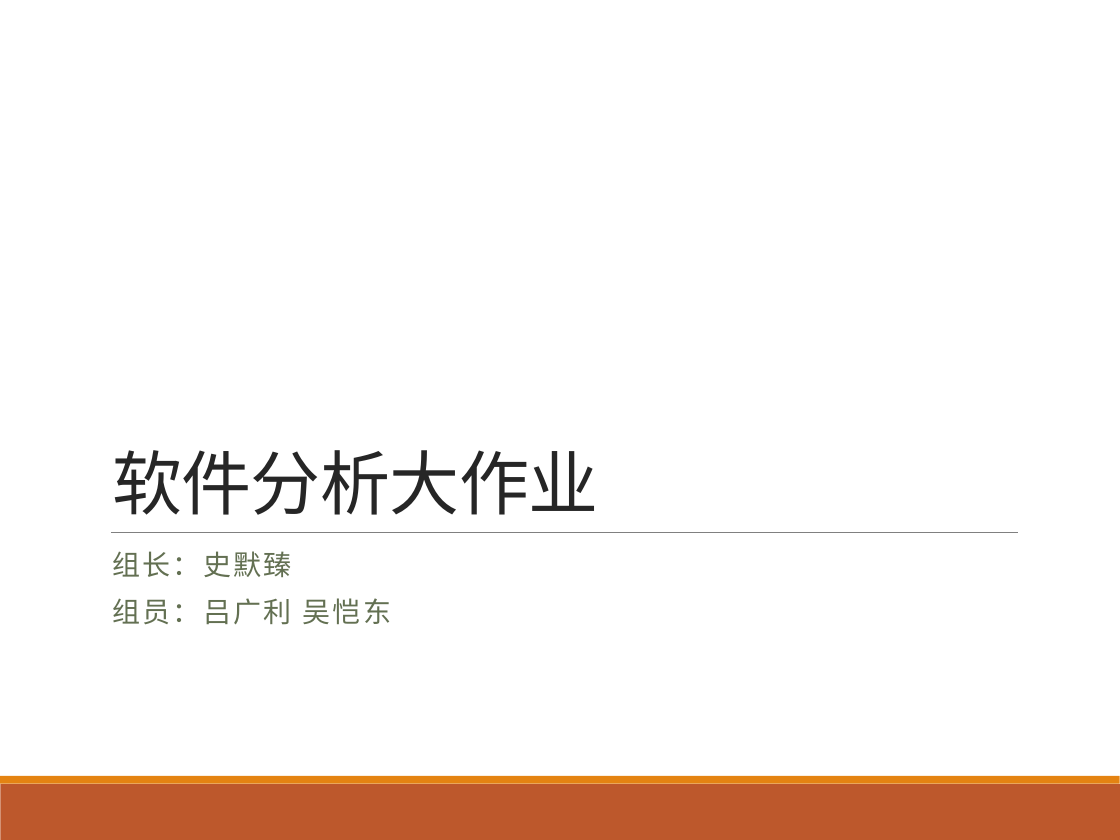
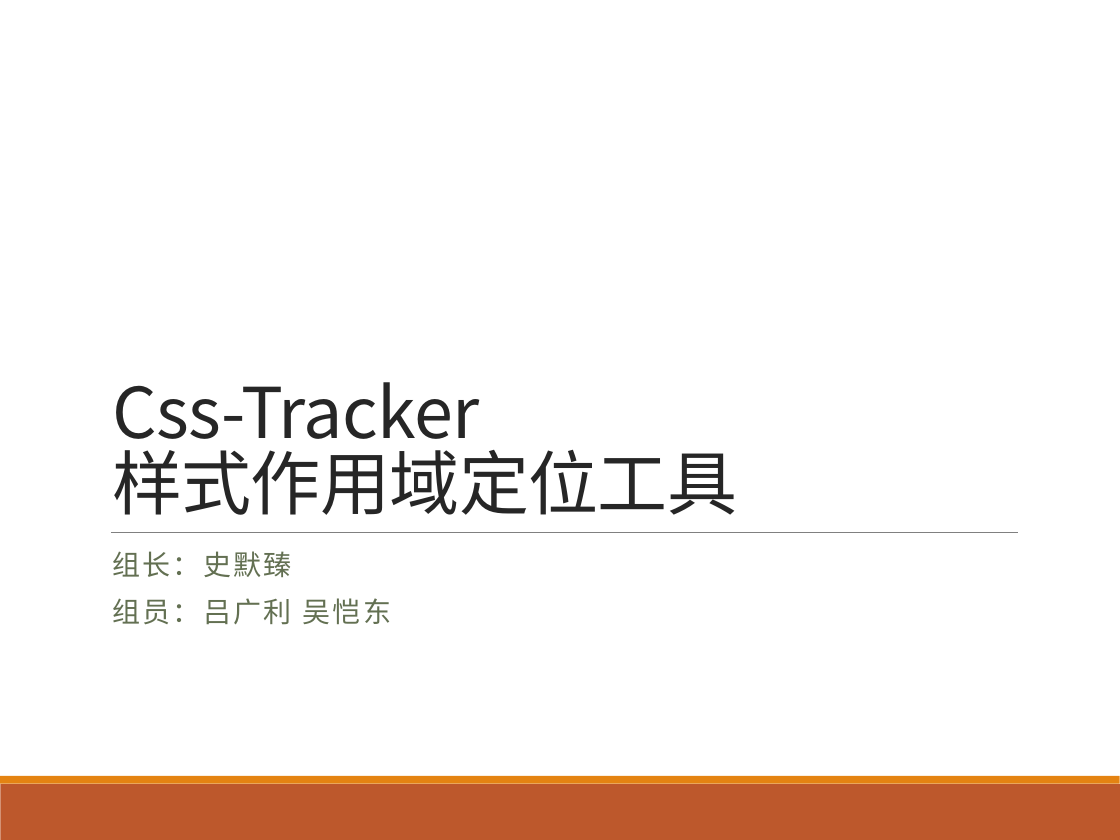
Before and after one commit to swordghost/Css-tracker, a slide deck: slide 1 of 项目报告/项目报告.pptx. Drawn at 1120x840 pixels with LibreOffice and Linux fonts; fonts in the diff are those of the drawing. Boxes give left, top, right and bottom in pixels: in the first picture for what was removed or moved away, otherwise in the second. Text is boxed around its words. In the diff, an @@ line names an element or a change of style, - is before the commit and + after.

Commit message:
更新项目报告标题

```diff
--- a/项目报告/项目报告.pptx
+++ b/项目报告/项目报告.pptx
@@ title at [112,382,737,515]: text changed @@
-软件分析大作业
+Css-Tracker
+样式作用域定位工具
```
